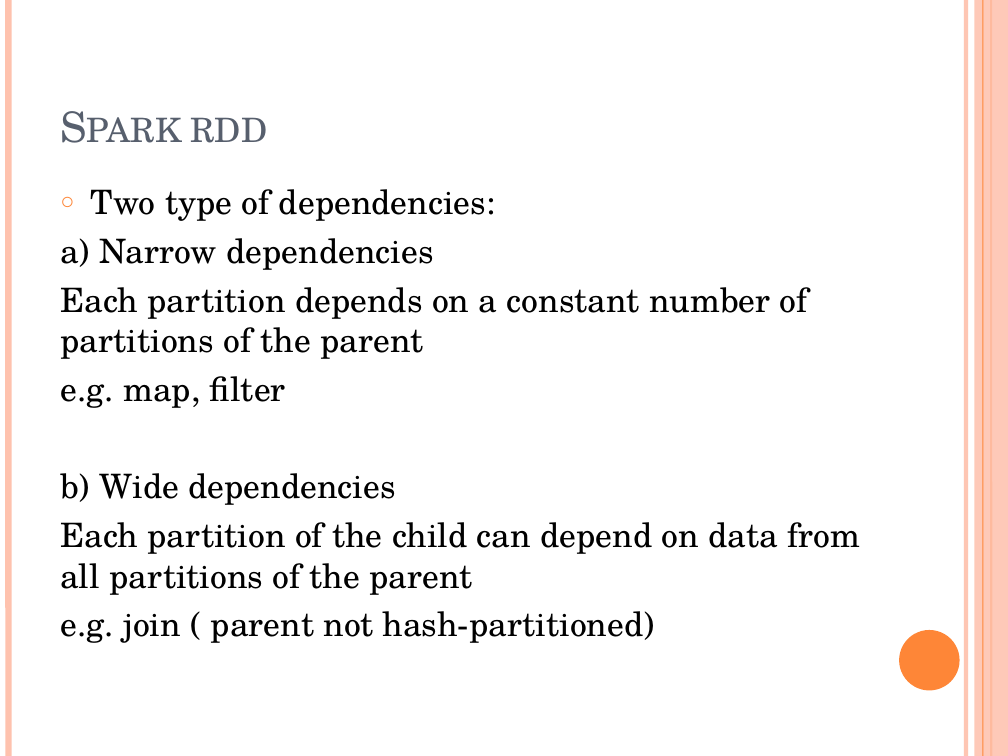
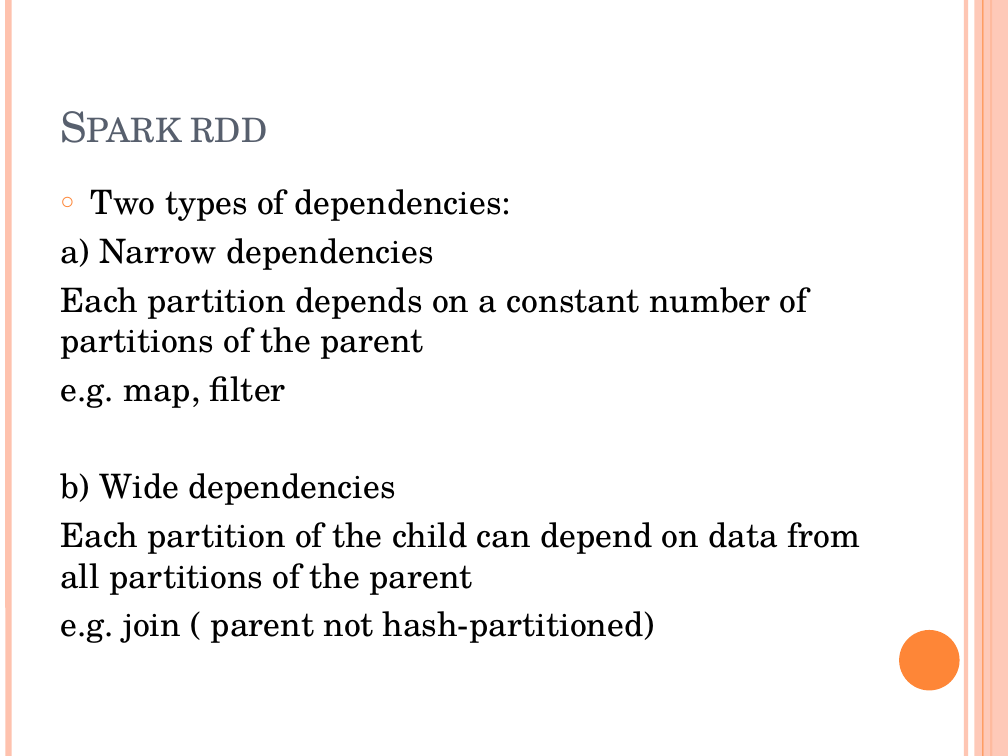
Before and after one commit to snowman1985/mypractice, a slide deck: slide 7 of Spark_学习分享.pptx. Drawn at 1008x756 pixels with LibreOffice and Linux fonts; fonts in the diff are those of the drawing. Boxes give left, top, right and bottom in pixels: in the first picture for what was removed or moved away, otherwise in the second. Text is boxed around its words. In the diff, an @@ line names an element or a change of style, - is before the commit and + after.

Commit message:
spark learning ppt

```diff
--- a/Spark_学习分享.pptx
+++ b/Spark_学习分享.pptx
@@ text at bbox=[91, 189, 512, 221]: text changed @@
-○ Two type of dependencies:
+○ Two types of dependencies:
```
Also in this commit, not shown: 5 other slides changed, 7 slides added.
